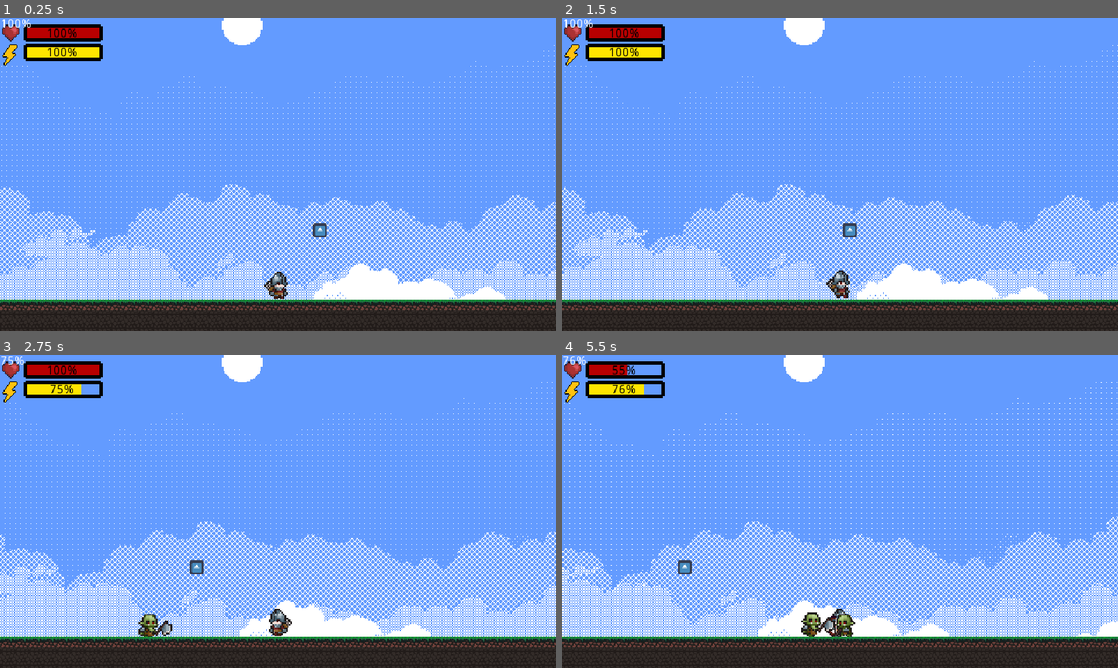
Above: before the commit, frames 1-4 (two rows, left to right).
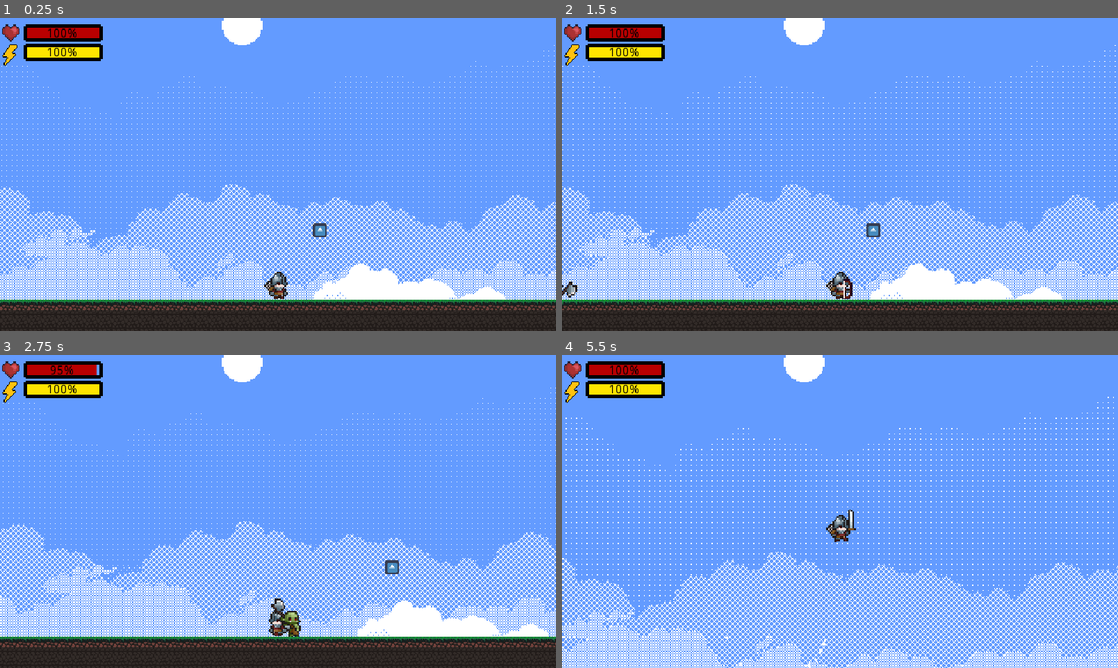
Above: after the commit, the same moments.

Repository: pixelmaster909/SURVIVE
Game: Godot game, scene res://Node2D.tscn
Same seed, same stepped clock (60 frames per second), same inputs: the game is played once before the commit and once after it. The engine's default icon, where the game draws it, is replaced by a stand-in: a white triangle on a blue panel in a dark square.
Inputs (mouse positions are in pixels of both pictures, inside the frame that each line leads up to):
- Up to frame 1 (0.25 s): no input
- Up to frame 2 (1.5 s): move the mouse to (962, 158) at 0.52 s; hold F (block) 0.53-1.28 s; hold D (right) from 0.53 s (still down); tap Space (jump) at 0.77, 1.07 s; right-click (962, 158) at 0.8 s; tap Enter at 1.25 s; move the mouse to (728, 190) at 1.27 s; right-click (728, 190) at 1.35 s
- Up to frame 3 (2.75 s): tap Space (jump) at 1.52, 1.82 s; tap Shift (roll) at 1.55, 2.1 s; move the mouse to (333, 442) at 2.02 s; release D (right) at 2.03 s; hold A (left) from 2.03 s (still down); click (333, 442) at 2.3 s
- Up to frame 4 (5.5 s): move the mouse to (812, 574) at 2.77 s; release A (left) at 2.78 s; hold D (right) 2.78-4.28 s; click (812, 574) at 2.85 s; tap Space (jump) at 3.02, 3.32, 3.77, 4.07, 4.52, 4.55, 4.82, 5.1 s; tap J at 3.05 s; move the mouse to (1006, 558) at 3.52 s; hold J 3.53-4.28 s; tap H at 3.8, 4.35 s; move the mouse to (673, 464) at 4.27 s; hold A (left) 4.28-5.03 s; move the mouse to (867, 511) at 5.02 s; hold D (right) from 5.03 s (still down); hold F (block) from 5.03 s (still down)

The runs differ from the first frame. In frame 1, less than 0.1% of the frame differs, in the area x 0-6%, y 0-4%; in frame 2, 10%; in frame 3, 18%; in frame 4, 29%, in the area x 0-100%, y 0-100%.

Commit message:
added stuff
a lot of stuff

Diff:
--- /dev/null
+++ b/Arrow.gd
@@ -0,0 +1,16 @@
+extends Area2D
+
+export var speed = 600
+var direction = Vector2.RIGHT
+
+func _physics_process(delta):
+	position += direction * speed * delta
+
+func _on_VisibilityNotifier2D_screen_exited():
+	queue_free() # Deletes bullet when it leaves screen
+
+func _on_Arrow_body_entered(body):
+	if body.is_in_group("enemies") and body.has_method("take_damage"):
+		body.take_damage(10)
+		print("meow")
+	queue_free() # Destroy bullet on impact
--- /dev/null
+++ b/Arrow.tscn
@@ -0,0 +1,25 @@
+[gd_scene load_steps=4 format=2]
+
+[ext_resource path="res://assets/Arrow01(32x32).png" type="Texture" id=1]
+[ext_resource path="res://Arrow.gd" type="Script" id=2]
+
+[sub_resource type="RectangleShape2D" id=1]
+extents = Vector2( 9.5, 3.5 )
+
+[node name="Arrow" type="Area2D"]
+collision_layer = 8
+collision_mask = 2
+script = ExtResource( 2 )
+
+[node name="Sprite" type="Sprite" parent="."]
+texture = ExtResource( 1 )
+
+[node name="CollisionShape2D" type="CollisionShape2D" parent="."]
+position = Vector2( 0.5, 0.5 )
+shape = SubResource( 1 )
+
+[node name="VisibilityNotifier2D" type="VisibilityNotifier2D" parent="."]
+position = Vector2( 0.5, 0.5 )
+scale = Vector2( 1.15, 0.55 )
+
+[connection signal="body_entered" from="." to="." method="_on_Arrow_body_entered"]
--- a/DamageIndicator.gd
+++ b/DamageIndicator.gd
@@ -1,15 +1,16 @@
 extends Label
 
+onready var tween = $Tween
+
 func _ready():
-	# Setup the animation
-	var tween = $Tween
-	var target_pos = rect_position + Vector2(rand_range(-20, 20), -50) # Float up and slightly random
+	# Final position is current position + up 50 pixels
+	var target_pos = rect_position + Vector2(0, -50)
 
-	# Animate position (Floating up)
-	tween.interpolate_property(self, "rect_position", rect_position, target_pos, 0.5, Tween.TRANS_QUART, Tween.EASE_OUT)
-	# Animate transparency (Fading out)
-	tween.interpolate_property(self, "modulate:a", 1.0, 0.0, 0.5, Tween.TRANS_LINEAR, Tween.EASE_IN, 0.2)
+	# 1. Float up
+	tween.interpolate_property(self, "rect_position", rect_position, target_pos, 0.4, Tween.TRANS_QUART, Tween.EASE_OUT)
+	# 2. Fade out
+	tween.interpolate_property(self, "modulate:a", 1.0, 0.0, 0.4, Tween.TRANS_LINEAR, Tween.EASE_IN, 0.2)
 
 	tween.start()
 	yield(tween, "tween_all_completed")
-	queue_free() # Delete itself when done
+	queue_free()
--- /dev/null
+++ b/DamageIndicator.tscn
@@ -0,0 +1,10 @@
+[gd_scene load_steps=2 format=2]
+
+[ext_resource path="res://DamageIndicator.gd" type="Script" id=1]
+
+[node name="DamageIndicator" type="Label"]
+margin_right = 40.0
+margin_bottom = 14.0
+script = ExtResource( 1 )
+
+[node name="Tween" type="Tween" parent="."]
--- /dev/null
+++ b/DeathScreen.gd
@@ -0,0 +1,32 @@
+extends CanvasLayer
+
+var survival_time = 0.0 # This is our stopwatch
+
+func _process(delta):
+	# Only count time if the game is actually running
+	if not get_tree().paused:
+		survival_time += delta
+
+func show_death_screen(kills):
+	self.show()
+	get_tree().paused = true
+
+	# 1. Find the Time Label (Make sure name matches exactly!)
+	var time_label = find_node("FinalTimeLabel", true, false)
+	if time_label:
+		time_label.text = "Time Survived: " + str(int(survival_time)) + "s"
+
+	# 2. Find the Kills Label
+	var kill_label = find_node("FinalKillsLabel", true, false)
+	if kill_label:
+		kill_label.text = "Enemies Defeated: " + str(kills)
+
+func _on_restart_pressed():
+	#get_tree().paused = false
+	#get_tree().reload_current_scene()
+	pass
+
+
+func _on_RestartButton_pressed():
+	get_tree().paused = false
+	get_tree().reload_current_scene()
--- a/EnemySpawner.gd
+++ b/EnemySpawner.gd
@@ -15,6 +15,12 @@
 func _on_SpawnTimer_timeout():
 	if player == null: return
 
+	# Every 10 kills, spawn enemies 0.1 seconds faster
+	var kills = player.enemies_killed
+	spawn_timer.wait_time = max(0.5, 2.0 - (kills * 0.05))
+	# Inside your Spawner script _on_SpawnTimer_timeout:
+	spawn_timer.start(spawn_timer.wait_time + rand_range(-0.2, 0.2))
+
 	# 1. Pick a random X position to the left or right
 	var spawn_x = player.global_position.x + (spawn_radius * (1 if randf() > 0.5 else -1))
 
--- a/HUD.gd
+++ b/HUD.gd
@@ -1,8 +1,8 @@
 extends CanvasLayer
 
 # Adjust paths to match your node names
-onready var health_bar = $"%HealthBar"
-onready var stamina_bar = $"%StaminaBar"
+#onready var health_bar = $"%HealthBar"
+#onready var stamina_bar = $"%StaminaBar"
 
 func _ready():
 	# Set the max values based on player stats
--- a/Node2D.tscn
+++ b/Node2D.tscn
@@ -20,6 +20,9 @@
 [ext_resource path="res://HUD.gd" type="Script" id=18]
 [ext_resource path="res://StaminaUI.gd" type="Script" id=19]
 [ext_resource path="res://assets/Tiny RPG Character Asset Pack v1.03 -Free Soldier&Orc/pixil-frame-0(2).png" type="Texture" id=20]
+[ext_resource path="res://DeathScreen.gd" type="Script" id=21]
+[ext_resource path="res://Score.gd" type="Script" id=22]
+[ext_resource path="res://ScoreLabel.gd" type="Script" id=23]
 
 [sub_resource type="Animation" id=1]
 resource_name = "GoToNight"
@@ -468,5 +471,87 @@
 expand = true
 
 [node name="Label" type="Label" parent="HUD/StaminaUI/TextureRect"]
+visible = false
 margin_right = 40.0
 margin_bottom = 14.0
+
+[node name="Score" type="Control" parent="HUD"]
+visible = false
+margin_left = 1.0
+margin_top = 58.0
+margin_right = 41.0
+margin_bottom = 98.0
+
+[node name="Score" type="Label" parent="HUD/Score"]
+margin_left = 27.0
+margin_right = 107.0
+margin_bottom = 14.0
+custom_colors/font_color = Color( 0, 0, 0, 1 )
+custom_colors/font_outline_modulate = Color( 0, 0, 0, 1 )
+text = "Time Survived: xx"
+script = ExtResource( 22 )
+
+[node name="DeathScreen" type="CanvasLayer" parent="."]
+layer = 10
+visible = false
+script = ExtResource( 21 )
+
+[node name="ColorRect" type="ColorRect" parent="DeathScreen"]
+anchor_right = 1.0
+anchor_bottom = 1.0
+color = Color( 0, 0, 0, 0.588235 )
+
+[node name="CenterContainer" type="CenterContainer" parent="DeathScreen/ColorRect"]
+anchor_right = 1.0
+anchor_bottom = 1.0
+
+[node name="VBoxContainer" type="VBoxContainer" parent="DeathScreen/ColorRect/CenterContainer"]
+margin_left = 282.0
+margin_top = 137.0
+margin_right = 358.0
+margin_bottom = 223.0
+
+[node name="GameOver" type="Label" parent="DeathScreen/ColorRect/CenterContainer/VBoxContainer"]
+margin_right = 76.0
+margin_bottom = 14.0
+custom_colors/font_color = Color( 1, 0, 0, 1 )
+custom_colors/font_outline_modulate = Color( 0, 0, 0, 1 )
+custom_colors/font_color_shadow = Color( 0, 0, 0, 1 )
+text = "GAME OVER"
+uppercase = true
+
+[node name="HSeparator" type="HSeparator" parent="DeathScreen/ColorRect/CenterContainer/VBoxContainer"]
+margin_top = 18.0
+margin_right = 76.0
+margin_bottom = 22.0
+
+[node name="ScoreLabel" type="Label" parent="DeathScreen/ColorRect/CenterContainer/VBoxContainer" groups=["score_tracker"]]
+unique_name_in_owner = true
+margin_top = 26.0
+margin_right = 76.0
+margin_bottom = 40.0
+script = ExtResource( 23 )
+
+[node name="FinalKillsLabel" type="Label" parent="DeathScreen/ColorRect/CenterContainer/VBoxContainer"]
+margin_top = 44.0
+margin_right = 76.0
+margin_bottom = 58.0
+
+[node name="Control" type="Control" parent="DeathScreen/ColorRect/CenterContainer/VBoxContainer"]
+margin_top = 62.0
+margin_right = 76.0
+margin_bottom = 62.0
+
+[node name="RestartButton" type="Button" parent="DeathScreen/ColorRect/CenterContainer/VBoxContainer"]
+pause_mode = 2
+unique_name_in_owner = true
+margin_top = 66.0
+margin_right = 76.0
+margin_bottom = 86.0
+text = "Restart"
+
+[node name="ScoreLabel" type="Label" parent="DeathScreen"]
+margin_right = 40.0
+margin_bottom = 14.0
+
+[connection signal="pressed" from="DeathScreen/ColorRect/CenterContainer/VBoxContainer/RestartButton" to="DeathScreen" method="_on_RestartButton_pressed"]
--- /dev/null
+++ b/Score.gd
@@ -0,0 +1,9 @@
+extends Label
+
+var score = 0.0
+
+func _process(delta):
+	# Only increase score if the player is still alive (not paused)
+	if not get_tree().paused:
+		score += delta
+		text = "Time Survived: " + str(int(score))
--- /dev/null
+++ b/ScoreLabel.gd
@@ -0,0 +1,9 @@
+extends Label
+
+var score = 0.0
+
+func _process(delta):
+	# Only increase score if the player is still alive (not paused)
+	if not get_tree().paused:
+		score += delta
+		text = "Time Survived: " + str(int(score)) + "s"
--- a/orc1.gd
+++ b/orc1.gd
@@ -10,6 +10,7 @@
 var health = max_health
 var velocity = Vector2.ZERO
 var knockback = Vector2.ZERO # knockback velocity thing
+var knockback_velocity = Vector2.ZERO
 
 var is_attacking = false
 var is_dead = false
@@ -21,10 +22,21 @@
 onready var player = get_tree().get_nodes_in_group("player")[0] if get_tree().get_nodes_in_group("player").size() > 0 else null
 onready var axe_area = $FlipContainer/AxeAttackArea
 
+const DAMAGE_TEXT = preload("res://DamageIndicator.tscn")
+
 func _ready():
 	randomize()
 
 func _physics_process(delta):
+	# --- APPLY KNOCKBACK ---
+	if knockback_velocity.length() > 10:
+		# Move the goblin based on the knockback
+		knockback_velocity = move_and_slide(knockback_velocity)
+		# Smoothly slow the knockback down (Friction)
+		knockback_velocity = lerp(knockback_velocity, Vector2.ZERO, 0.1)
+	else:
+		knockback_velocity = Vector2.ZERO
+
 	if player == null:
 		var players = get_tree().get_nodes_in_group("player")
 		if players.size() > 0: player = players[0]
@@ -117,12 +129,12 @@
 
 func apply_knockback(hit_dir):
 	# Sends player flying: hit_dir (1 or -1) * strength, and a little upwards (-300)
-	knockback = Vector2(hit_dir * 1180, -30)
+	#knockback = Vector2(hit_dir * 1180, -30)
 	# We add (velocity + knockback) so both movement and hit force happen at once
-	velocity = move_and_slide(velocity + knockback, Vector2.UP)
+	#velocity = move_and_slide(velocity + knockback, Vector2.UP)
 
 	# This friction line slowly brings the knockback force back to zero
-	knockback = lerp(knockback, Vector2.ZERO, 0.2)
+	#knockback = lerp(knockback, Vector2.ZERO, 0.2)
 	pass
 
 func take_damage(amount):
@@ -132,12 +144,23 @@
 	print("Enemy took damage! Amount: ", amount)
 	health -= amount
 
+	var text_popup = DAMAGE_TEXT.instance()
+	text_popup.text = str(amount)
+	# Spawn it slightly above the goblin's head
+	text_popup.rect_global_position = global_position + Vector2(rand_range(-15, 15), -40)
+	get_tree().current_scene.add_child(text_popup)
+
 	if health > 0:
 		is_hurt = true
 		is_attacking = false
 		sprite.play("hurt")
 
+		# --- HIT FLASH (Optional Juice) ---
+		sprite.modulate = Color(10, 10, 10) # Brighten the sprite
+
 		yield(get_tree().create_timer(0.2), "timeout")
+
+		sprite.modulate = Color(1, 1, 1) # Back to normal
 		is_hurt = false
 	else:
 		die()
--- a/player.gd
+++ b/player.gd
@@ -39,6 +39,8 @@
 var extra_jumps = 1
 var velocity = Vector2.ZERO
 
+var enemies_killed = 0
+
 var is_rolling = false
 var is_blocking = false
 var is_dead = false
@@ -108,8 +110,8 @@
 				extra_jumps -= 1
 				if jump_particles:
 					jump_particles.restart()
-				else:
-					 print("Not enough stamina to double jump!")
+				#else:
+					 #print("Not enough stamina to double jump!")
 
 		if Input.is_action_just_pressed("roll") and roll_timer.is_stopped():
 			if is_on_floor():
@@ -123,6 +125,9 @@
 		if Input.is_action_just_pressed("use") and is_on_floor() and not is_attacking and attack_cooldown_timer.is_stopped():
 			start_attack()
 
+		if Input.is_action_just_pressed("rangeAttack") and not is_rolling:
+			shoot()
+
 	# 4. BLOCKING LOGIC
 	if Input.is_action_pressed("block") and is_on_floor() and not is_rolling:
 		is_blocking = true
@@ -140,7 +145,7 @@
 	velocity = move_and_slide(velocity, Vector2.UP)
 
 	#print("Stamina: ", stepify(stamina, 0.1))
-	print("Health: ", stepify(health, 0.1))
+	#print("Health: ", stepify(health, 0.1))
 
 
 
@@ -173,7 +178,6 @@
 func update_animations():
 	# NEW: Stop updating animations if the player is currently attacking!
 	if is_attacking:
-		animated_sprite.play("attack")
 		return
 	#print("Current Stamina: ", stamina)
 	if not is_blocking:
@@ -218,8 +222,8 @@
 	# Press 'J' to recover 10 health
 	if Input.is_key_pressed(KEY_J):
 		health += 10
-		health = clamp(health, 0, 100)
-		ui.update_ui(health, stamina)
+		#health = clamp(health, 0, 100)
+		#ui.update_ui(health, stamina)
 
 # Inside Player.gd
 func take_damage(amount):
@@ -244,15 +248,17 @@
 		die()
 
 func die():
-	# Stop the player from moving or taking more damage
+	is_dead = true
 	set_physics_process(false)
 	animated_sprite.play("death")
 
-	# We wait for the signal 'animation_finished' before moving to the next line
 	yield(animated_sprite, "animation_finished")
 
-	# NOW we reload
-	get_tree().reload_current_scene()
+	# Find the Death Screen and show it
+	var death_ui = get_tree().root.find_node("DeathScreen", true, false)
+	if death_ui:
+		# We only pass the kills! The UI already knows the time.
+		death_ui.show_death_screen(enemies_killed)
 
 func start_attack():
 	is_attacking = true
@@ -268,6 +274,16 @@
 	for body in bodies:
 		if body.is_in_group("enemies") and body.has_method("take_damage"):
 			body.take_damage(15)
+
+			if body.health <= 0:
+				enemies_killed += 1
+
+		if "knockback_velocity" in body:
+			# Apply the knockback force
+			var force = 300
+			# Calculate direction: (Goblin Position - Player Position)
+			var dir = (body.global_position - global_position).normalized()
+			body.knockback_velocity = dir * force
 
 	# Wait for the animation to finish
 	yield(get_tree().create_timer(0.35), "timeout")
@@ -294,3 +310,44 @@
 func _on_hit(damage):
 	health -= damage
 	ui.update_ui(health, stamina)
+
+# Make sure this variable name matches what you see in the Inspector
+export (PackedScene) var ArrowScene
+
+func shoot():
+	if ArrowScene and not is_attacking:
+		is_attacking = true
+		velocity.x = 0 # Stop the player in place while shooting
+
+		# 1. Play the animation
+		animated_sprite.play("range attack") # Change "attack" to your bow animation name
+
+		# 2. Wait for the animation to reach the "release" point
+		# If your animation is 0.4 seconds long, we wait slightly less to fire
+		yield(get_tree().create_timer(0.6), "timeout")
+
+		# 3. Create the arrow
+		var arrow = ArrowScene.instance()
+		get_parent().add_child(arrow)
+
+		# ADJUST THESE NUMBERS:
+		# Vector2(X, Y)
+		# X: Positive moves arrow forward, Negative moves it back.
+		# Y: Negative moves arrow UP, Positive moves it DOWN.
+		var spawn_offset = Vector2(0,0)
+
+# If flipped, we need to flip the X offset too!
+		if animated_sprite.flip_h:
+			arrow.global_position = global_position + Vector2(-spawn_offset.x, spawn_offset.y)
+			arrow.direction = Vector2.LEFT
+			arrow.rotation_degrees = 180
+		else:
+			arrow.global_position = global_position + spawn_offset
+			arrow.direction = Vector2.RIGHT
+			arrow.rotation_degrees = 0
+
+		# 4. Wait for the rest of the animation to finish
+		yield(animated_sprite, "animation_finished")
+
+		is_attacking = false
+		attack_cooldown_timer.start(attack_cooldown_time)
--- a/player.tscn
+++ b/player.tscn
@@ -7,6 +7,7 @@
 [ext_resource path="res://assets/Tiny RPG Character Asset Pack v1.03 -Free Soldier&Orc/Characters(100x100)/Soldier/Soldier/Soldier-Hurt.png" type="Texture" id=5]
 [ext_resource path="res://assets/Tiny RPG Character Asset Pack v1.03 -Free Soldier&Orc/Characters(100x100)/Soldier/Soldier/Soldier-Attack03.png" type="Texture" id=6]
 [ext_resource path="res://assets/Tiny RPG Character Asset Pack v1.03 -Free Soldier&Orc/Characters(100x100)/Soldier/Soldier/Soldier.png" type="Texture" id=7]
+[ext_resource path="res://Arrow.tscn" type="PackedScene" id=8]
 
 [sub_resource type="AtlasTexture" id=43]
 atlas = ExtResource( 3 )
@@ -281,6 +282,7 @@
 "_edit_group_": true
 }
 attack_cooldown_time = 0.1
+ArrowScene = ExtResource( 8 )
 
 [node name="Camera2D" type="Camera2D" parent="."]
 offset = Vector2( 0, -30 )
--- a/project.godot
+++ b/project.godot
@@ -10,9 +10,9 @@
 
 [application]
 
-config/name="SURVIVE"
+config/name="Survive The Orcs"
 run/main_scene="res://Node2D.tscn"
-boot_splash/image="res://assets/pixil-frame-0(4).png"
+boot_splash/image="res://assets/boot screen (sto).png"
 config/icon="res://icon.png"
 
 [display]
@@ -71,6 +71,7 @@
 2d_physics/layer_1="world"
 2d_physics/layer_2="enemy"
 2d_physics/layer_3="player"
+2d_physics/layer_4="arrow"
 
 [physics]
 
Not shown: 1 places in Node2D.tscn that only renumber resources
Binary file added: assets/Arrow01(32x32).png
Not shown, added: assets/Arrow01(32x32).png.import
Binary file added: assets/boot screen (sto).png
Not shown, added: assets/boot screen (sto).png.import
Not shown: 1 places in player.tscn that only renumber resources
